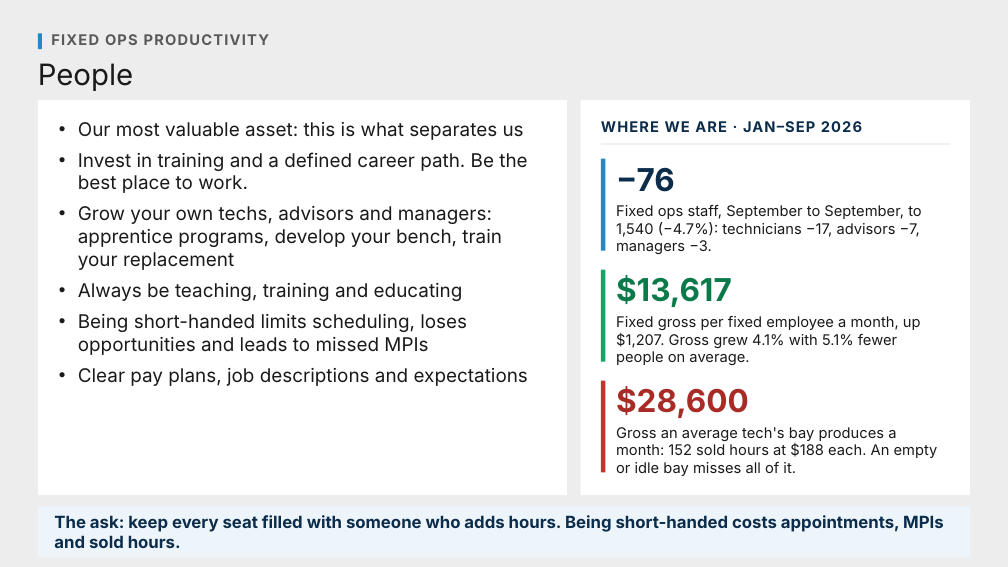
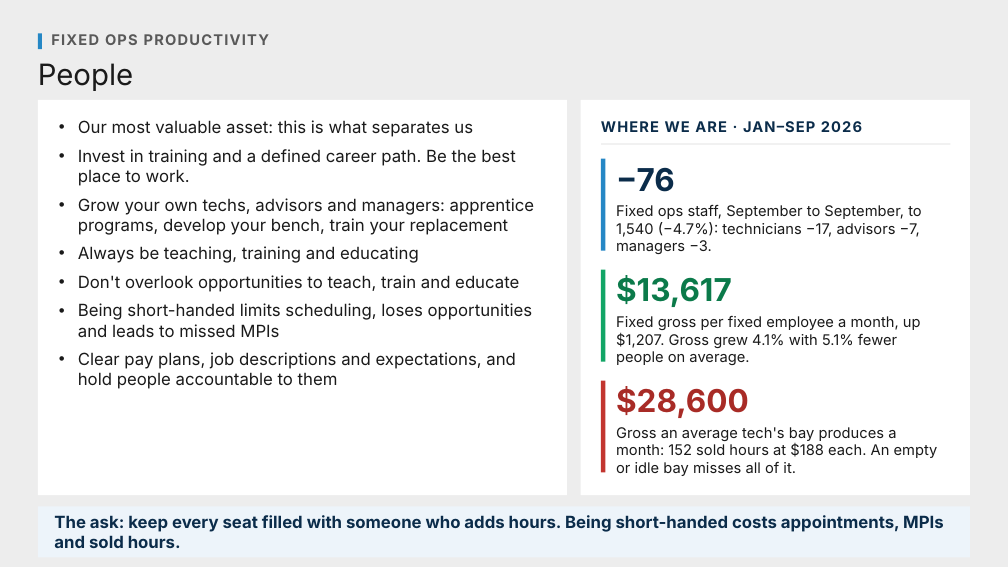
Before and after one commit to Ndresner/Noah, a slide deck: slide 127 of day2-deck/decks/Fixed Ops - Day 2 Example Test Deck.pptx. Drawn at 1008x567 pixels with LibreOffice and Linux fonts; fonts in the diff are those of the drawing. Boxes give left, top, right and bottom in pixels: in the first picture for what was removed or moved away, otherwise in the second. Text is boxed around its words. In the diff, an @@ line names an element or a change of style, - is before the commit and + after.

```diff
--- a/day2-deck/decks/Fixed Ops - Day 2 Example Test Deck.pptx
+++ b/day2-deck/decks/Fixed Ops - Day 2 Example Test Deck.pptx
@@ text at <box>78,120,534,338</box>: size 18 to 16 pt in "Our most valuable asset: this is what ...", "Invest in training and a defined career ...", "Grow your own techs, advisors and managers: ...", "Always be teaching, training and educating" and 1 more places @@
@@ text at <box>78,275,519,292</box>: paragraph added @@
+• Don't overlook opportunities to teach, train and educate
@@ text at <box>78,352,516,389</box>: text changed; size 18 to 16 pt @@
-• Clear pay plans, job descriptions and expectations
+• Clear pay plans, job descriptions and expectations, and hold people accountable to them
```
Also in this commit, not shown: 4 other slides changed, 10 other files.
